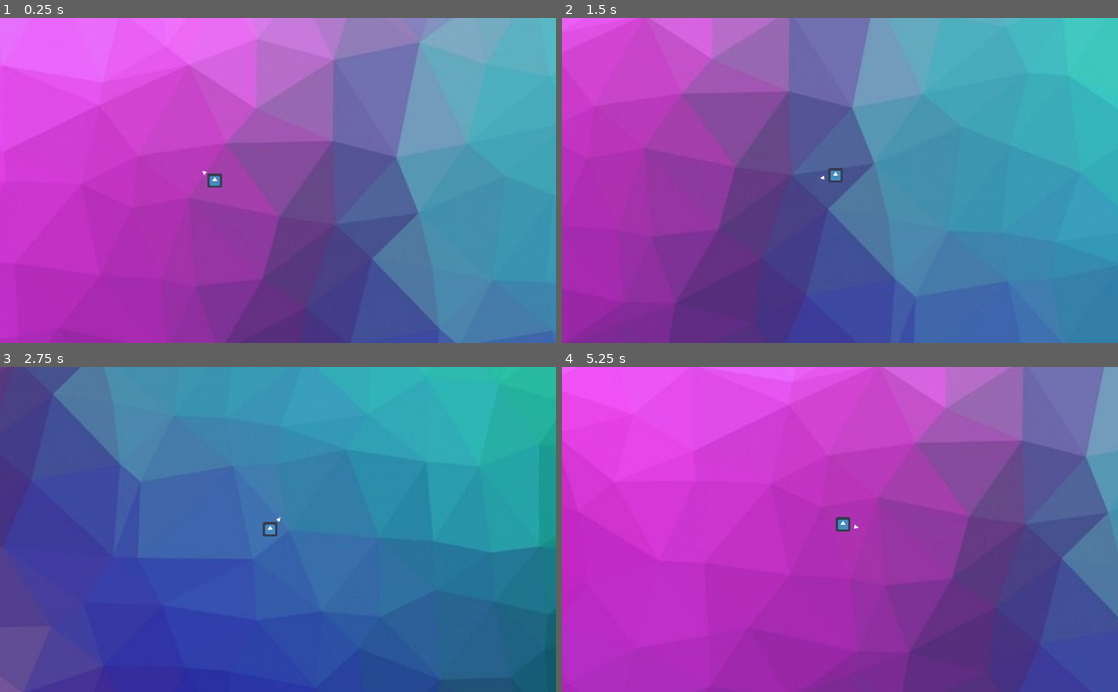
Above: before the commit, frames 1-4 (two rows, left to right).
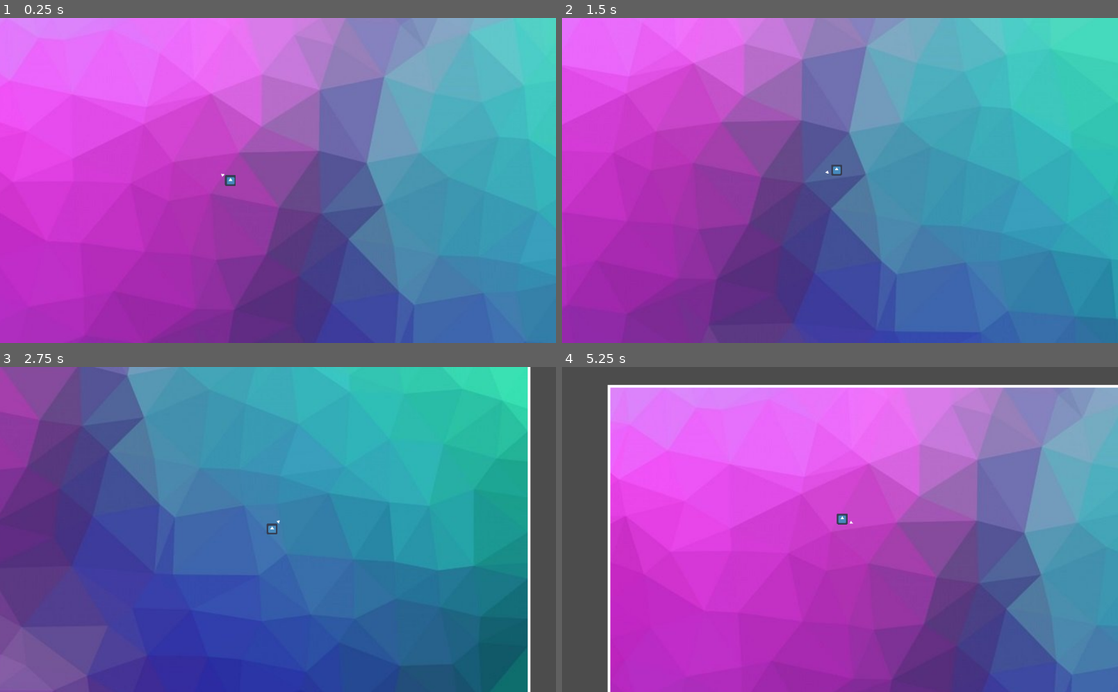
Above: after the commit, the same moments.

Repository: AlexFlasch/OneBulletShmup
Game: Godot game, scene res://World.tscn
Same seed, same stepped clock (60 frames per second), same inputs: the game is played once before the commit and once after it. The engine's default icon, where the game draws it, is replaced by a stand-in: a white triangle on a blue panel in a dark square.
Inputs (mouse positions are in pixels of both pictures, inside the frame that each line leads up to):
- Up to frame 1 (0.25 s): no input
- Up to frame 2 (1.5 s): tap Enter at 0.5 s; move the mouse to (962, 164) at 0.52 s; hold Right (ui_right) 0.53-1.28 s; click (962, 164) at 0.6 s; move the mouse to (728, 196) at 1.27 s; hold Down (ui_down) from 1.28 s (still down); click (728, 196) at 1.35 s
- Up to frame 3 (2.75 s): move the mouse to (333, 458) at 2.02 s; release Down (ui_down) at 2.03 s; hold Right (ui_right) from 2.03 s (still down); click (333, 458) at 2.1 s
- Up to frame 4 (5.25 s): move the mouse to (812, 594) at 2.77 s; release Right (ui_right) at 2.78 s; hold Up (ui_up) 2.78-3.53 s; click (812, 594) at 2.85 s; move the mouse to (1006, 578) at 3.52 s; hold Left (ui_left) 3.53-5.03 s; click (1006, 578) at 3.6 s; move the mouse to (673, 480) at 4.27 s; click (673, 480) at 4.35 s; move the mouse to (867, 529) at 5.02 s; hold Down (ui_down) from 5.03 s (still down); click (867, 529) at 5.1 s

The runs differ from the first frame. In frame 1, 17% of the frame differs, in the area x 0-100%, y 0-100%; in frame 2, 24%; in frame 3, 31%; in frame 4, 60%.

Commit message:
Shot now behaves better (not perfect) and sort of comes back when clicked again

Diff:
--- a/Player.gd
+++ b/Player.gd
@@ -10,6 +10,9 @@
 
 # node references
 onready var reticle = $Reticle
+onready var player_shoot_sound = $PlayerShoot
+onready var player_death_sound = $PlayerDeath
+onready var shot_bounce_sound = $ShotBounce
 var player_shot = load('res://PlayerShot.tscn')
 
 
@@ -27,6 +30,7 @@
 var velocity = Vector2()
 var last_direction = Vector2()
 var is_shot_active = false
+var shot_instance
 
 
 
@@ -100,9 +104,9 @@
 
 func propel_shot():
 	if not is_shot_active:
-		print('shooting')
 		is_shot_active = true
-		var shot_instance = player_shot.instance()
+		shot_instance = player_shot.instance()
+		player_shoot_sound.play()
 
 		# offset shot spawn so it spawns in front of player's aim
 		var offset = self.position.direction_to(get_local_mouse_position() * deg2rad(90)).normalized() * 1.1
@@ -113,6 +117,13 @@
 
 
 
-func  retrieve_shot():
-	pass
+func retrieve_shot():
+	if shot_instance:
+		shot_instance.is_propelling = false
 # end retrieve_shot
+
+
+
+func on_shot_bounce():
+	shot_bounce_sound.play()
+# end on_shot_bounce
--- a/Player.tscn
+++ b/Player.tscn
@@ -1,9 +1,12 @@
-[gd_scene load_steps=6 format=2]
+[gd_scene load_steps=9 format=2]
 
 [ext_resource path="res://Player.gd" type="Script" id=1]
 [ext_resource path="res://icon.png" type="Texture" id=2]
 [ext_resource path="res://CameraFollow.gd" type="Script" id=3]
 [ext_resource path="res://assets/reticle.png" type="Texture" id=4]
+[ext_resource path="res://assets/player/PlayerShoot.wav" type="AudioStream" id=5]
+[ext_resource path="res://assets/player/PlayerExplode.wav" type="AudioStream" id=6]
+[ext_resource path="res://assets/player/ShotBounce.wav" type="AudioStream" id=7]
 
 [sub_resource type="CircleShape2D" id=1]
 
@@ -11,9 +14,10 @@
 scale = Vector2( 1.25, 1.25 )
 
 [node name="KinematicBody2D" type="KinematicBody2D" parent="."]
+collision_mask = 58
 script = ExtResource( 1 )
 
-[node name="CollisionShape2D" type="CollisionShape2D" parent="KinematicBody2D"]
+[node name="PlayerCollider" type="CollisionShape2D" parent="KinematicBody2D"]
 scale = Vector2( 0.75, 0.75 )
 shape = SubResource( 1 )
 
@@ -30,7 +34,6 @@
 [node name="Camera2D" type="Camera2D" parent="KinematicBody2D/Pivot/CameraOffset"]
 scale = Vector2( 1, 1 )
 current = true
-zoom = Vector2( 0.75, 0.75 )
 smoothing_enabled = true
 drag_margin_left = 0.35
 drag_margin_top = 0.35
@@ -42,3 +45,14 @@
 scale = Vector2( 0.150954, 0.150954 )
 texture = ExtResource( 4 )
 offset = Vector2( 0, -100 )
+
+[node name="PlayerShoot" type="AudioStreamPlayer2D" parent="KinematicBody2D"]
+scale = Vector2( 1, 1 )
+stream = ExtResource( 5 )
+
+[node name="PlayerDeath" type="AudioStreamPlayer2D" parent="KinematicBody2D"]
+scale = Vector2( 1, 1 )
+stream = ExtResource( 6 )
+
+[node name="ShotBounce" type="AudioStreamPlayer2D" parent="KinematicBody2D"]
+stream = ExtResource( 7 )
--- a/PlayerShot.gd
+++ b/PlayerShot.gd
@@ -6,7 +6,8 @@
 
 
 # constants
-const SPEED = 35000
+const SPEED = 15
+const MAX_BOUNCES = 1
 
 
 
@@ -19,15 +20,31 @@
 
 func _ready():
 	set_physics_process(true)
-	shot_trajectory = player.position.direction_to(get_local_mouse_position())
+	shot_trajectory = (get_global_mouse_position() - self.global_position).normalized()
 	set_as_toplevel(true)
 # end _ready
 
 
 
 func _physics_process(delta):
+	if bounces > MAX_BOUNCES:
+		player.is_shot_active = false
+		queue_free()
+
 	if is_propelling:
-		var collision = move_and_collide(shot_trajectory, true)
+		var collision = move_and_collide(shot_trajectory * SPEED, true)
+		if collision:
+			if not bounces == MAX_BOUNCES:
+				player.on_shot_bounce()
+
+			shot_trajectory = shot_trajectory.bounce(collision.normal)
+			bounces += 1
 	else:
-		shot_trajectory = self.position.angle_to(player.position)
+		print('retrieving shot')
+		shot_trajectory = self.position.direction_to(player.position)
+		var collision = move_and_collide(shot_trajectory * SPEED, true)
+		if collision and 'Player' in collision.get_collider().name:
+			print('shot collected')
+			player.is_shot_active = false
+			queue_free()
 # end _physics_process
--- a/PlayerShot.tscn
+++ b/PlayerShot.tscn
@@ -8,6 +8,8 @@
 
 [node name="PlayerShot" type="KinematicBody2D"]
 scale = Vector2( 0.25, 0.25 )
+collision_layer = 4
+collision_mask = 35
 script = ExtResource( 1 )
 
 [node name="CollisionShape2D" type="CollisionShape2D" parent="."]
--- a/World.tscn
+++ b/World.tscn
@@ -55,6 +55,7 @@
 }
 
 [node name="StaticBody2D" type="StaticBody2D" parent="Boundaries/North"]
+collision_layer = 32
 
 [node name="CollisionShape2D" type="CollisionShape2D" parent="Boundaries/North/StaticBody2D"]
 position = Vector2( 237.145, -304.101 )
@@ -72,6 +73,7 @@
 }
 
 [node name="StaticBody2D" type="StaticBody2D" parent="Boundaries/South"]
+collision_layer = 32
 
 [node name="CollisionShape2D" type="CollisionShape2D" parent="Boundaries/South/StaticBody2D"]
 position = Vector2( 991.01, 170.786 )
@@ -89,6 +91,7 @@
 }
 
 [node name="StaticBody2D" type="StaticBody2D" parent="Boundaries/West"]
+collision_layer = 32
 
 [node name="CollisionShape2D" type="CollisionShape2D" parent="Boundaries/West/StaticBody2D"]
 position = Vector2( -514.11, 168.021 )
@@ -106,6 +109,7 @@
 }
 
 [node name="StaticBody2D" type="StaticBody2D" parent="Boundaries/East"]
+collision_layer = 32
 
 [node name="CollisionShape2D" type="CollisionShape2D" parent="Boundaries/East/StaticBody2D"]
 position = Vector2( 239.327, 636.434 )
--- a/project.godot
+++ b/project.godot
@@ -55,6 +55,15 @@
  ]
 }
 
+[layer_names]
+
+2d_physics/layer_1="player"
+2d_physics/layer_2="enemy"
+2d_physics/layer_3="player_shot"
+2d_physics/layer_4="enemy_shot"
+2d_physics/layer_5="power_up"
+2d_physics/layer_6="environment"
+
 [rendering]
 
 environment/default_environment="res://default_env.tres"
Not shown, added: assets/player/ShotBounce.wav.import
Binary file added: assets/player/sprites/idle charged.png
Not shown, added: assets/player/sprites/idle charged.png.import
Binary file added: assets/player/sprites/idle uncharged.png
Not shown, added: assets/player/sprites/idle uncharged.png.import
Binary file added: assets/player/sprites/move charged 1.png
Not shown, added: assets/player/sprites/move charged 1.png.import
Binary file added: assets/player/sprites/move charged 2.png
Not shown, added: assets/player/sprites/move charged 2.png.import
Binary file added: assets/player/sprites/move uncharged 1.png
Not shown, added: assets/player/sprites/move uncharged 1.png.import
Binary file added: assets/player/sprites/move uncharged 2.png
(and 2 more such lines)
